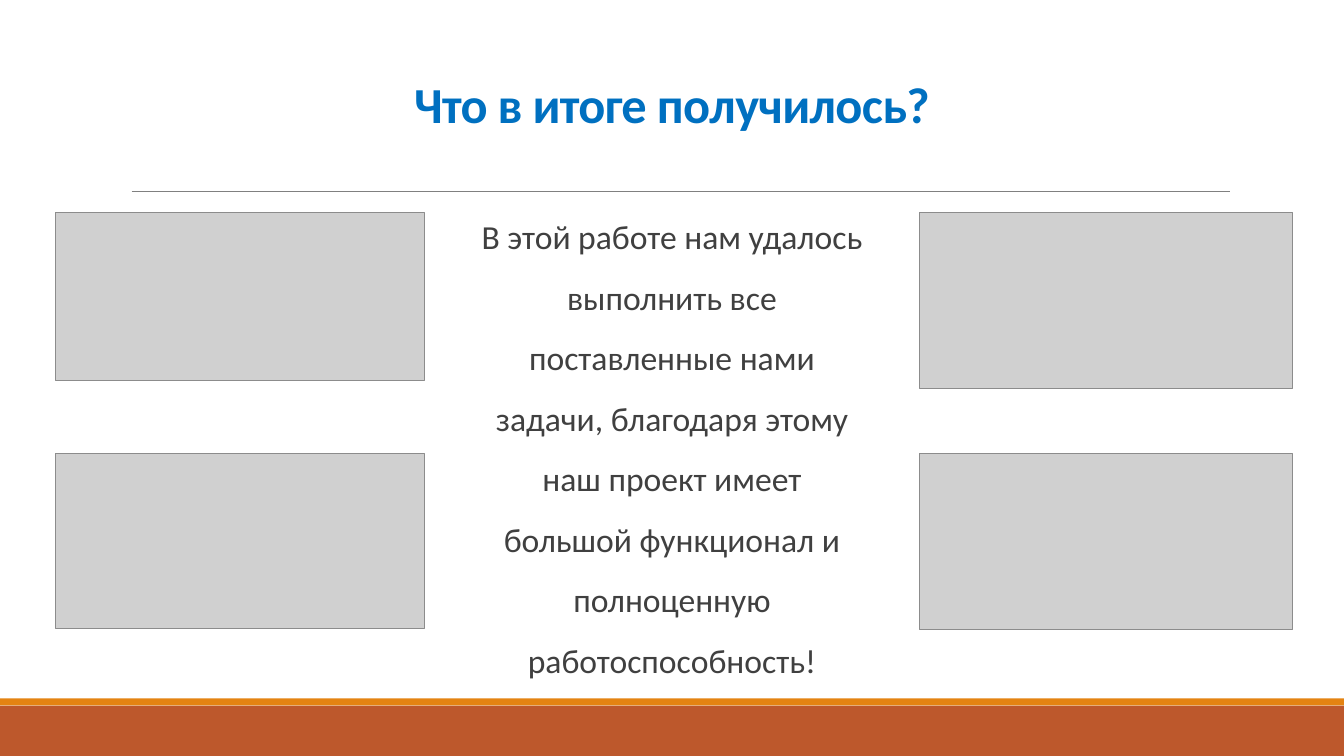
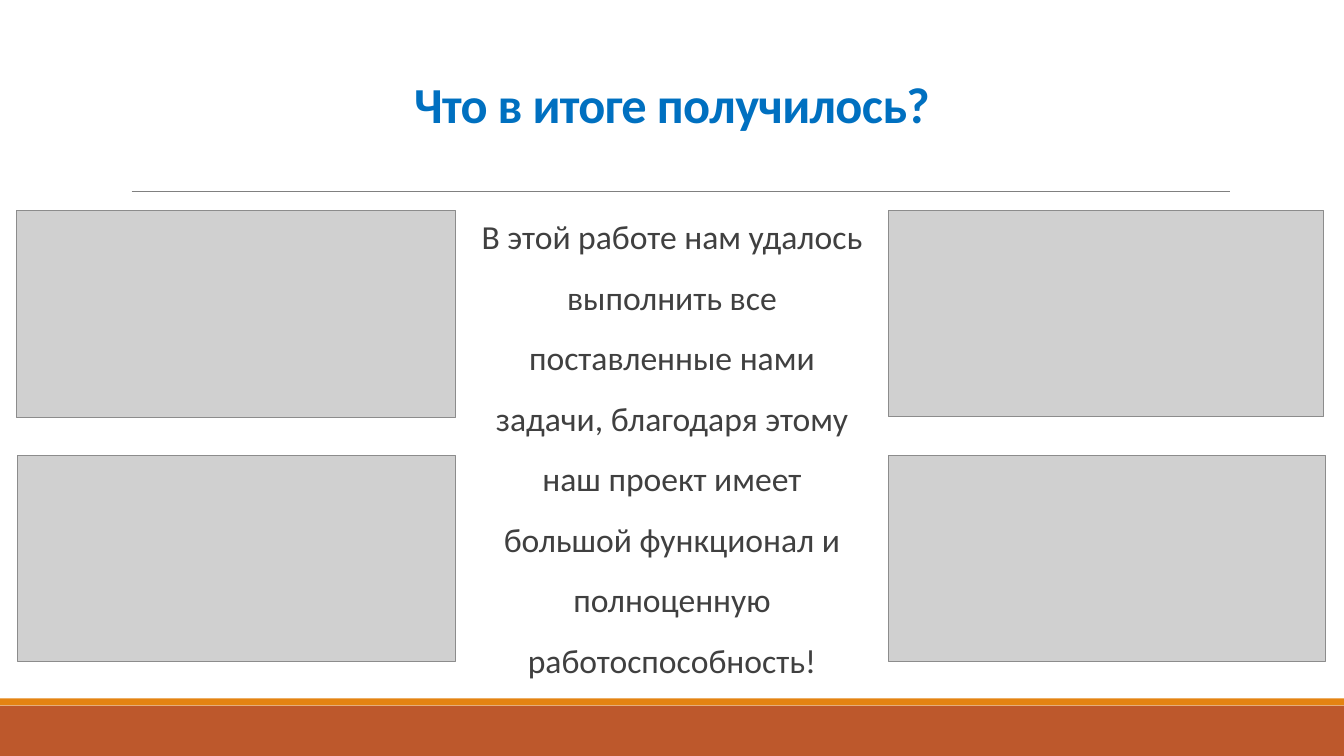
Before and after one commit to Lvumbets/EdInPy, a slide deck: slide 8 of documentation/Создание обучающего сайта EdInPy.pptx. Drawn at 1344x756 pixels with LibreOffice and Linux fonts; fonts in the diff are those of the drawing; grey boxes stand for pictures. Boxes give left, top, right and bottom in pixels: in the first picture for what was removed or moved away, otherwise in the second. Text is boxed around its words. In the diff, an @@ line names an element or a change of style, - is before the commit and + after.

Commit message:
7 main commit
edited:
presentation

```diff
--- a/documentation/Создание обучающего сайта EdInPy.pptx
+++ b/documentation/Создание обучающего сайта EdInPy.pptx
@@ picture: place and size @@
-picture at bbox=[55, 213, 424, 381]
+picture at bbox=[16, 211, 456, 418]
@@ picture: place and size @@
-picture at bbox=[920, 213, 1294, 389]
+picture at bbox=[888, 211, 1324, 417]
@@ picture: place and size @@
-picture at bbox=[55, 454, 424, 628]
+picture at bbox=[17, 456, 456, 661]
@@ picture: place and size @@
-picture at bbox=[920, 454, 1294, 630]
+picture at bbox=[888, 456, 1326, 661]
```
Also in this commit, not shown: 1 other file.
